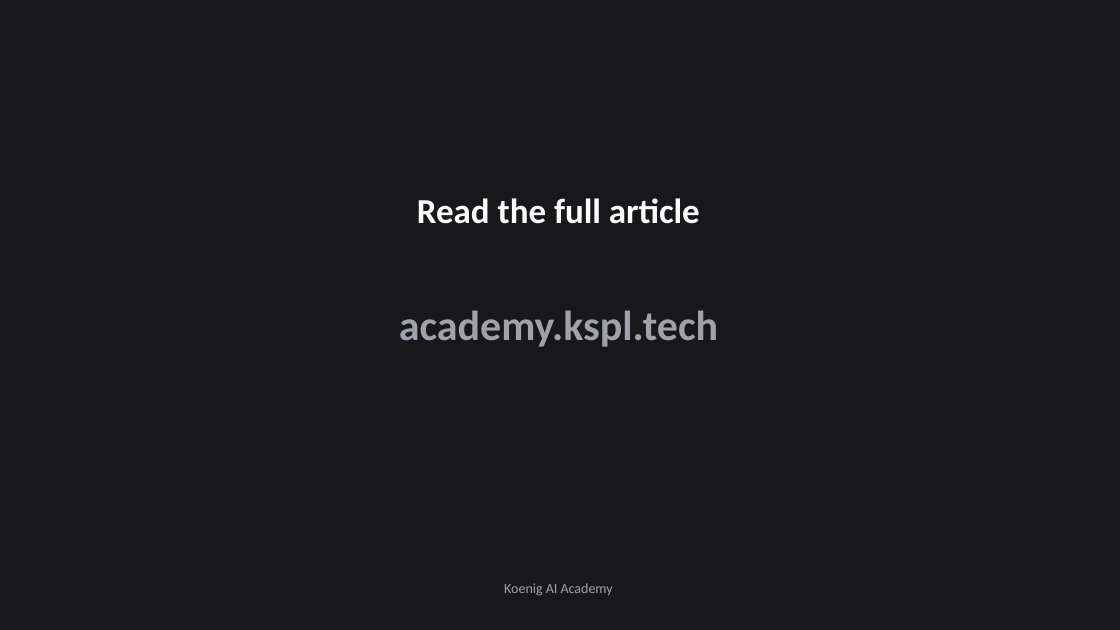
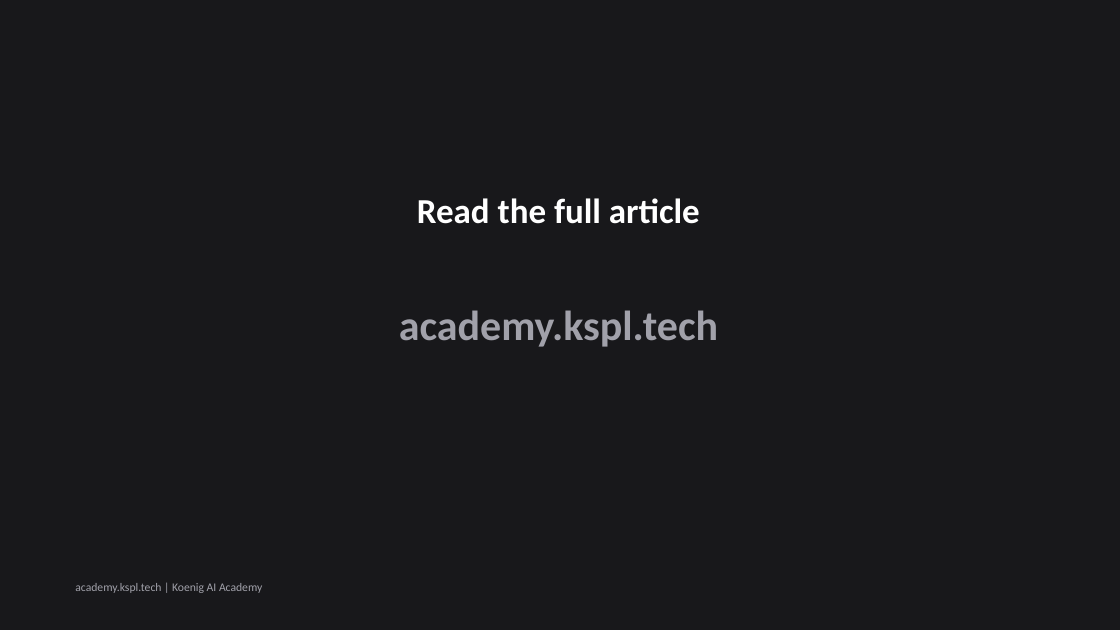
Before and after one commit to Koenig-Solutions-Private-Limited/koenig-ai-org, a slide deck: slide 7 of vault/blogs/cloudflare-agents-week-2026-explained/slides.pptx. Drawn at 1120x630 pixels with LibreOffice and Linux fonts; fonts in the diff are those of the drawing. Boxes give left, top, right and bottom in pixels: in the first picture for what was removed or moved away, otherwise in the second. Text is boxed around its words. In the diff, an @@ line names an element or a change of style, - is before the commit and + after.

```diff
--- a/vault/blogs/cloudflare-agents-week-2026-explained/slides.pptx
+++ b/vault/blogs/cloudflare-agents-week-2026-explained/slides.pptx
@@ text at (75,583,262,593): text changed; size 12 to 10 pt @@
-Koenig AI Academy
+academy.kspl.tech | Koenig AI Academy
```
Also in this commit, not shown: 3 other slides changed, 9 other files.
